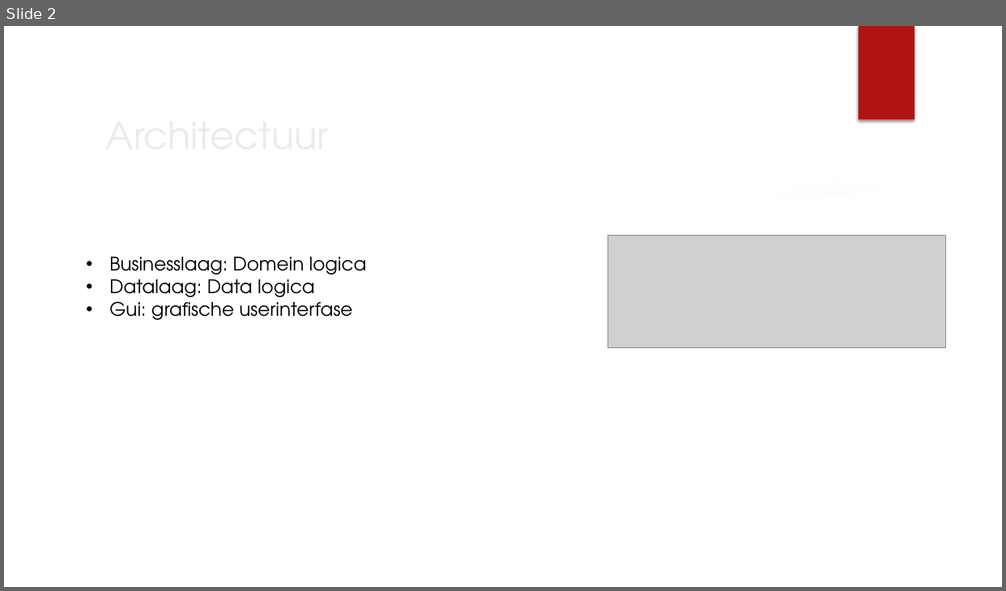
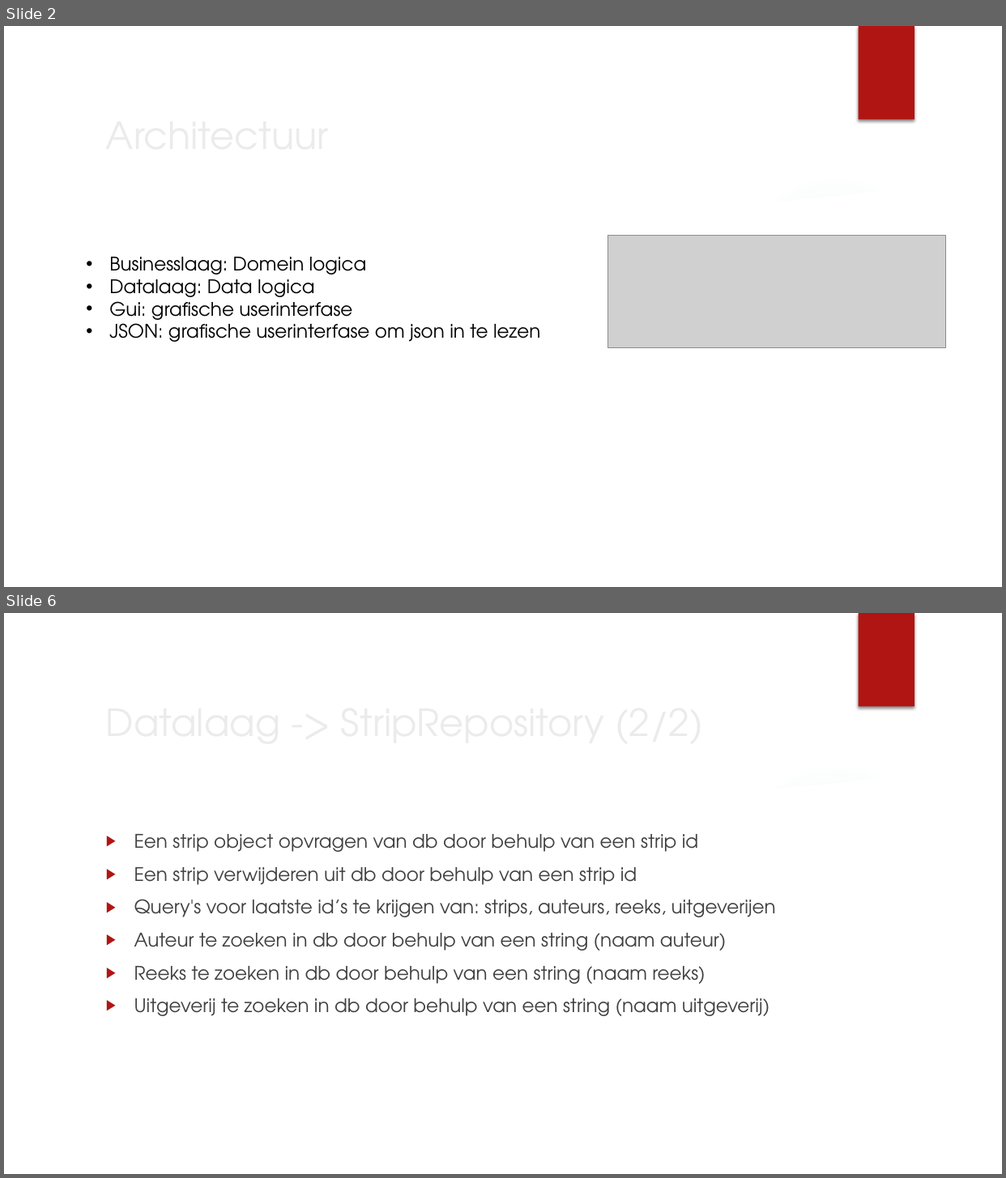
Before and after one commit to projectwerkTeamB2/projectwerk, a slide deck: Presentaties/Presentatie 19-10.pptx. Shown one above the other, each under a label of ours: slide 2 before the commit, slides 2 and 6 after it; the slides between them are not shown. The pictures are 1006x591 and 1006x1178 pixels, drawn with LibreOffice and Linux fonts; fonts in the diff are those of the drawing; grey boxes stand for pictures; background and template pictures are left out. Boxes give left, top, right and bottom in pixels: in the first picture for what was removed or moved away, otherwise in the second. Text is boxed around its words. In the diff, an @@ line names an element or a change of style, - is before the commit and + after.

```diff
--- a/Presentaties/Presentatie 19-10.pptx
+++ b/Presentaties/Presentatie 19-10.pptx
@@ slide 6 added at [4, 613, 1002, 1174], background picture (left out); not listed: 7 template elements that a slide beside it also shows @@
@@ title added at [98, 692, 820, 750], 36 pt, text #EBEBEB @@
+Datalaag -> StripRepository (2/2)
@@ text added at [134, 834, 776, 1016], 18 pt, text #404040 @@
+▶ Een strip object opvragen van db door behulp van een strip id
+▶ Een strip verwijderen uit db door behulp van een strip id
+▶ Query's voor laatste id’s te krijgen van: strips, auteurs, reeks, uitgeverijen
+▶ Auteur te zoeken in db door behulp van een string (naam auteur)
+▶ Reeks te zoeken in db door behulp van een string (naam reeks)
+▶ Uitgeverij te zoeken in db door behulp van een string (naam uitgeverij)
@@ slide 2 changed as well @@
@@ text at [109, 319, 541, 342]: paragraph added @@
+• JSON: grafische userinterfase om json in te lezen
```
Also in this commit, not shown: 1 other slide changed, 9 other slides added, 4 slides removed.
